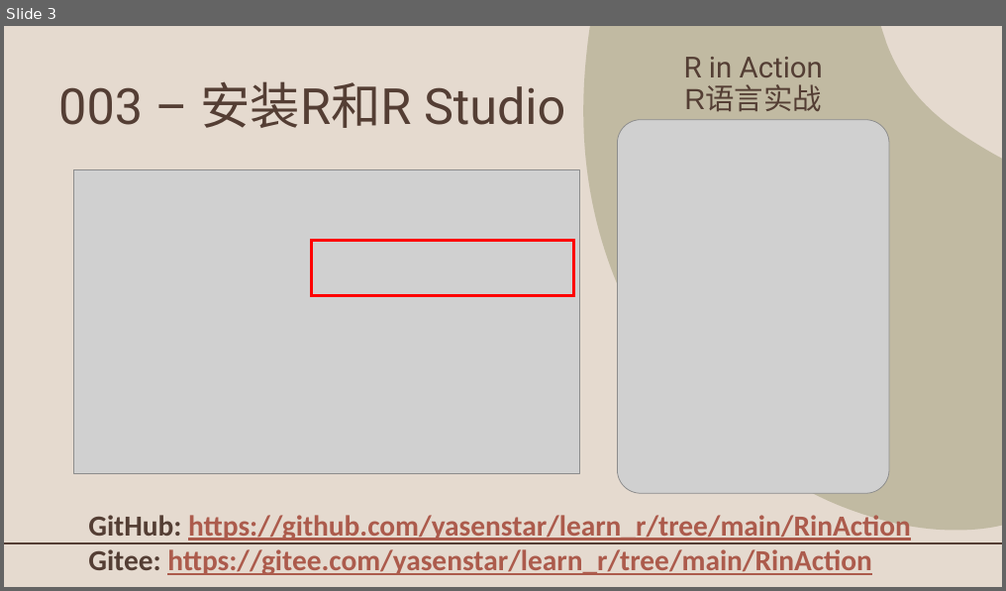
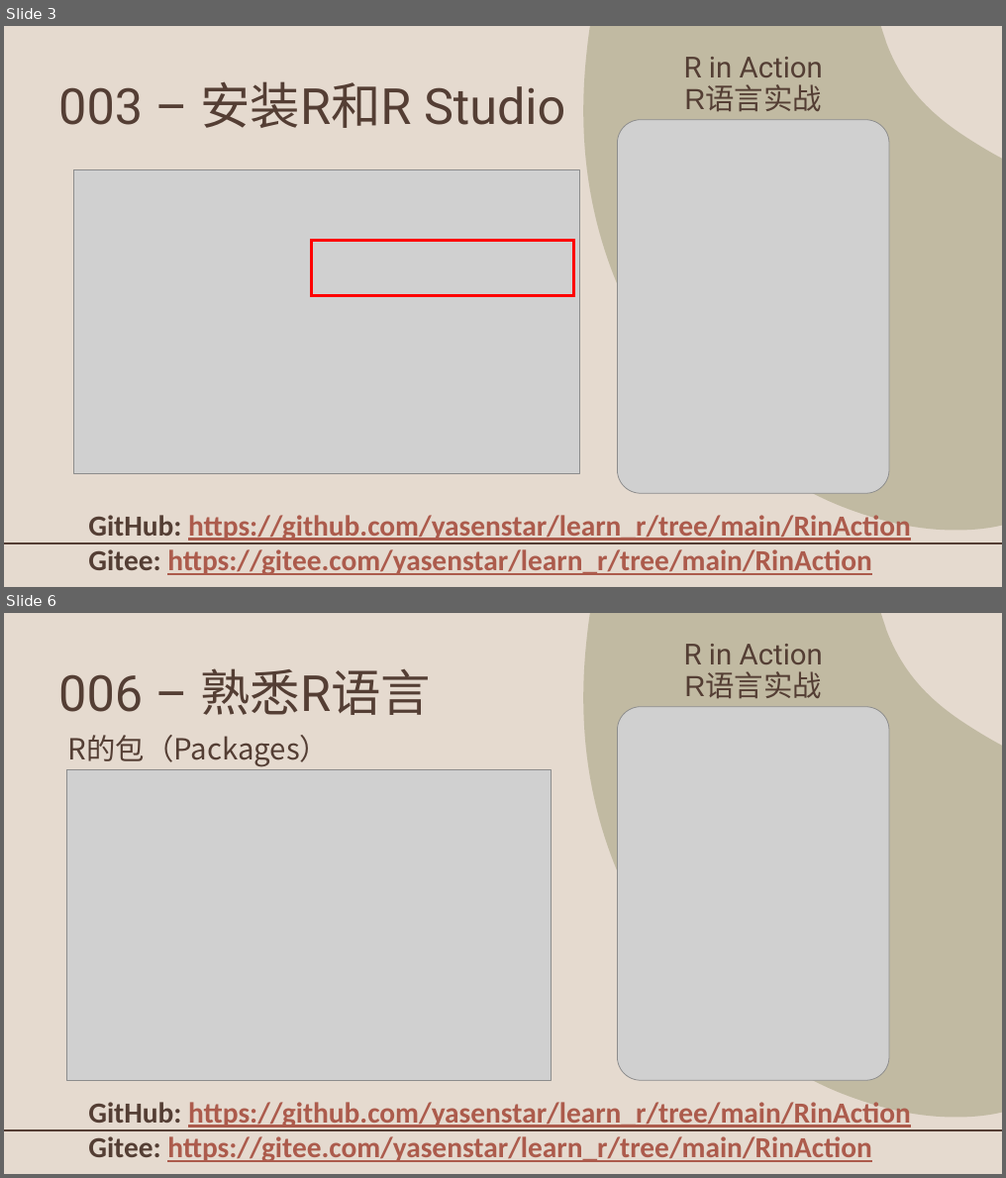
Before and after one commit to yasenstar/learn_r, a slide deck: RinAction/R_in_Action.pptx. Shown one above the other, each under a label of ours: slide 3 before the commit, slides 3 and 6 after it; the slides between them are not shown. The pictures are 1006x591 and 1006x1178 pixels, drawn with LibreOffice and Linux fonts; fonts in the diff are those of the drawing; grey boxes stand for pictures; background and template pictures are left out. Boxes give left, top, right and bottom in pixels: in the first picture for what was removed or moved away, otherwise in the second. Text is boxed around its words. In the diff, an @@ line names an element or a change of style, - is before the commit and + after.

```diff
--- a/RinAction/R_in_Action.pptx
+++ b/RinAction/R_in_Action.pptx
@@ slide 6 added at <box>4,613,1002,1174</box>, background #E5DACF; not listed: 2 template elements that a slide beside it also shows @@
@@ title added at <box>58,668,431,715</box>, 48 pt, text #543E34 @@
+006 – 熟悉R语言
@@ text added at <box>684,644,823,699</box>, 28 pt, text #543E34 @@
+R in Action
+R语言实战
@@ picture added at <box>617,707,889,1080</box> @@
@@ text added at <box>68,735,329,767</box>, 28 pt, text #543E34 @@
+R的包（Packages）
@@ picture added at <box>66,769,550,1080</box> @@
@@ text added at <box>88,1099,911,1162</box>, 28 pt, text #AC5B4C, bold, underline @@
+GitHub: https://github.com/yasenstar/learn_r/tree/main/RinAction
+Gitee: https://gitee.com/yasenstar/learn_r/tree/main/RinAction
```
Also in this commit, not shown: 2 slides changed, 2 other files.
